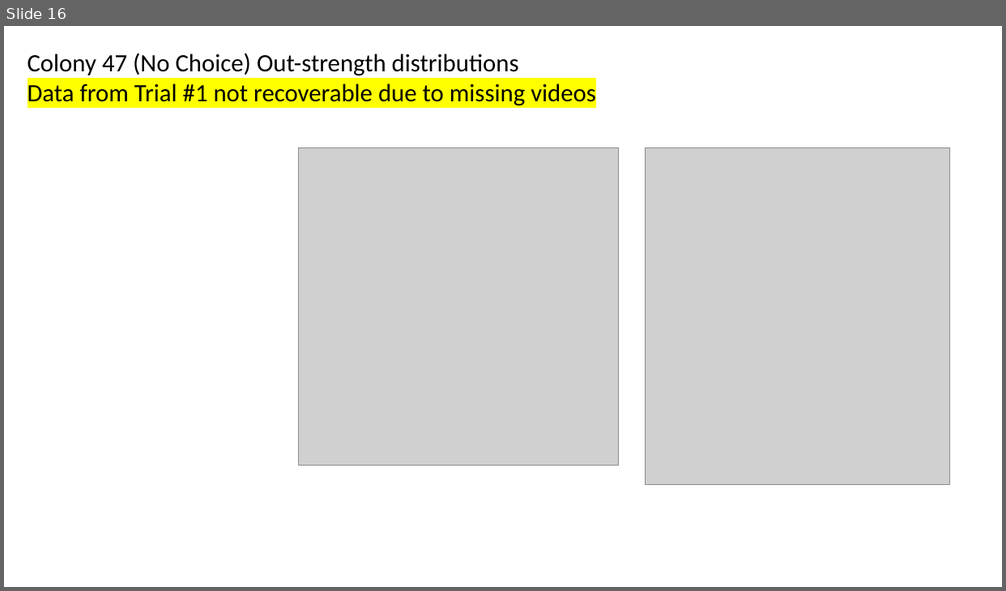
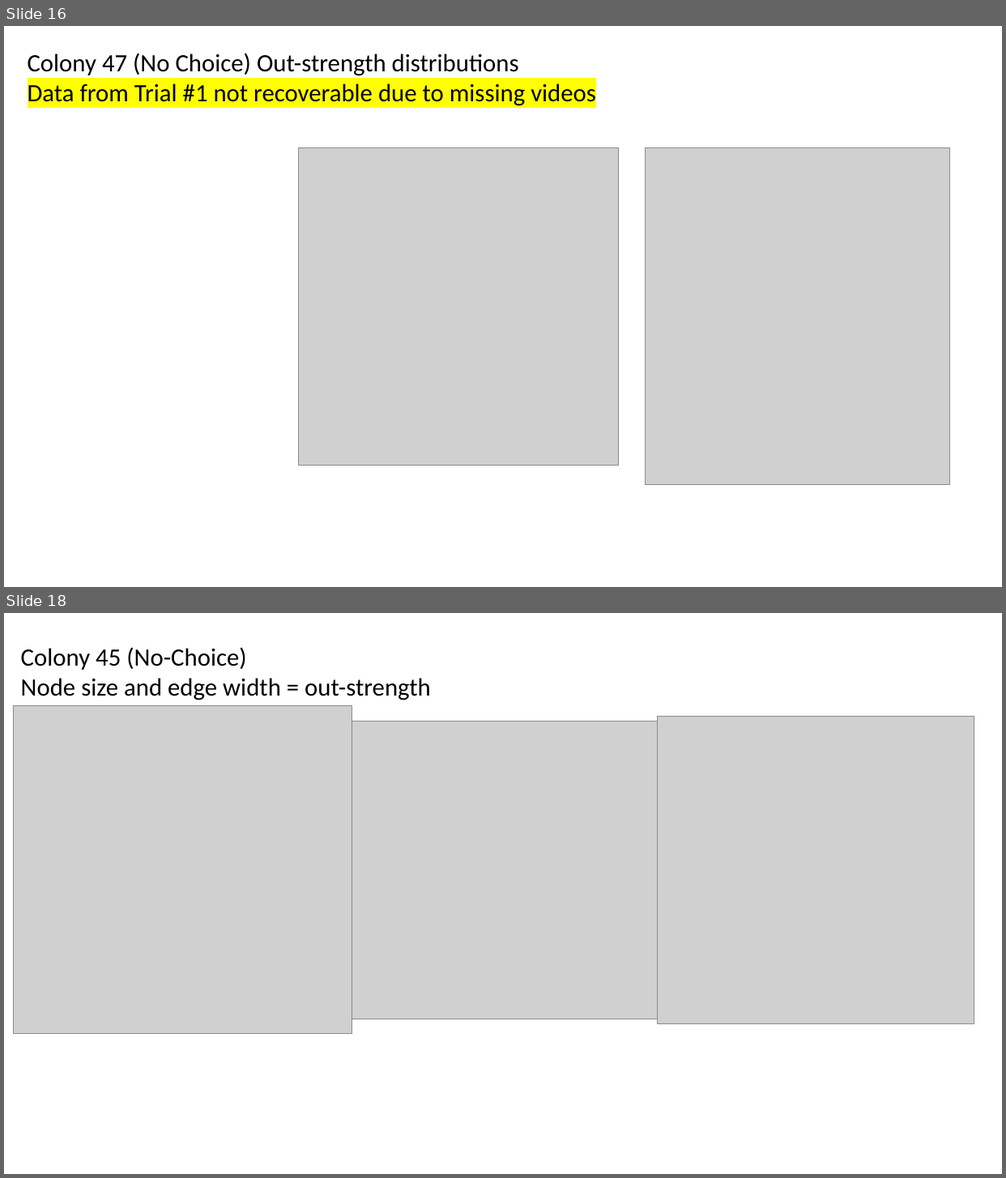
Before and after one commit to TovahKashetsky/collective_decision_experience, a slide deck: ant_sna_network_diagrams.pptx. Shown one above the other, each under a label of ours: slide 16 before the commit, slides 16 and 18 after it; the slides between them are not shown. The pictures are 1006x591 and 1006x1178 pixels, drawn with LibreOffice and Linux fonts; fonts in the diff are those of the drawing; grey boxes stand for pictures. Boxes give left, top, right and bottom in pixels: in the first picture for what was removed or moved away, otherwise in the second. Text is boxed around its words. In the diff, an @@ line names an element or a change of style, - is before the commit and + after.

```diff
--- a/ant_sna_network_diagrams.pptx
+++ b/ant_sna_network_diagrams.pptx
@@ slide 18 added at (x1=4, y1=613, x2=1002, y2=1174), background #FFFFFF @@
@@ text added at (x1=21, y1=647, x2=431, y2=700), 24 pt, text #000000 @@
+Colony 45 (No-Choice)
+Node size and edge width = out-strength
@@ picture added at (x1=14, y1=706, x2=352, y2=1034) @@
@@ picture added at (x1=352, y1=721, x2=658, y2=1019) @@
@@ picture added at (x1=658, y1=717, x2=974, y2=1024) @@
```
Also in this commit, not shown: 4 slides changed, 2 other slides added, 3 other files.
